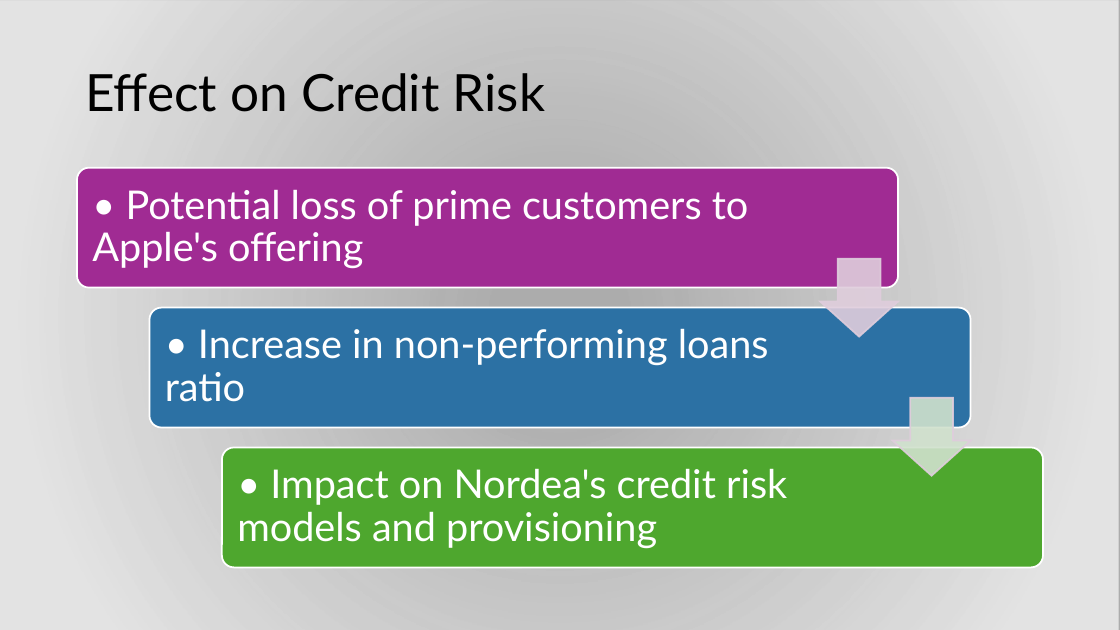
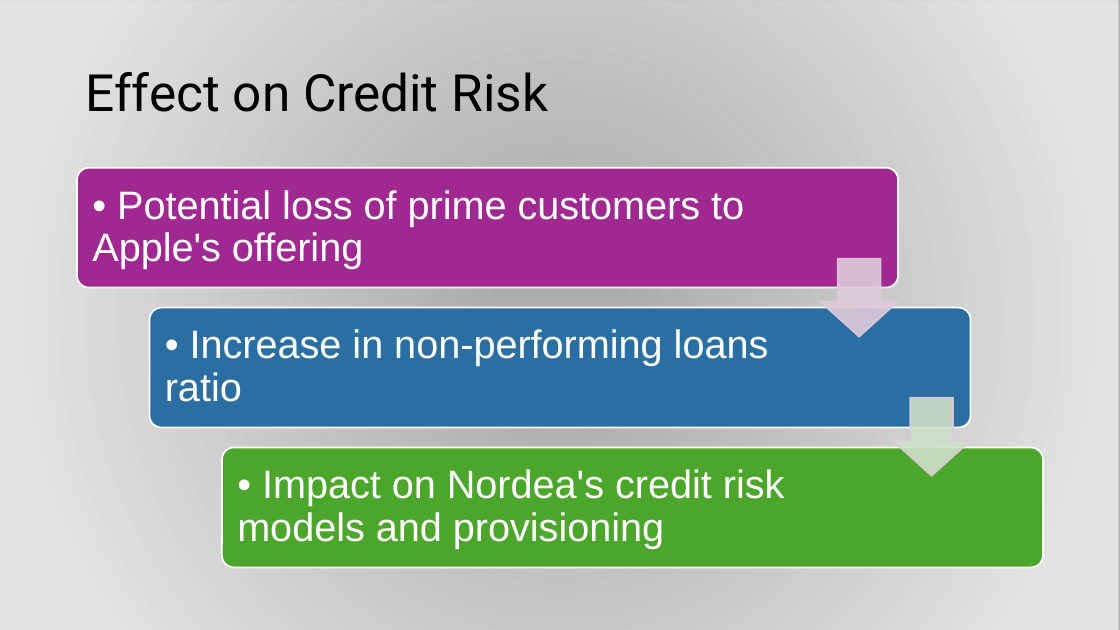
Before and after one commit to bredeespelid/Master_NHH, a slide deck: slide 6 of BAN425/The Rise of Business Risk in Banking.pptx. Drawn at 1120x630 pixels with LibreOffice and Linux fonts; fonts in the diff are those of the drawing; background and template pictures are left out; a plain dark background stands for a picture behind light text. Boxes give left, top, right and bottom in pixels: in the first picture for what was removed or moved away, otherwise in the second. Text is boxed around its words. In the diff, an @@ line names an element or a change of style, - is before the commit and + after.

```diff
--- a/BAN425/The Rise of Business Risk in Banking.pptx
+++ b/BAN425/The Rise of Business Risk in Banking.pptx
@@ title "Effect on Credit Risk" at bbox=[85, 72, 548, 112]: font Lato to Roboto @@
@@ rounded rectangle at bbox=[77, 168, 899, 288]: fill #A02B93 to #A02891 @@
@@ rounded rectangle at bbox=[150, 308, 971, 428]: fill #2C71A4 to #2B6FA2 @@
@@ rounded rectangle at bbox=[222, 448, 1044, 568]: fill #4EA72E to #4CA62C @@
@@ font Lato to Arial; less space between paragraphs in 3 elements at bbox=[92, 190, 744, 269], bbox=[165, 329, 769, 402], bbox=[237, 469, 785, 549] @@
```
Also in this commit, not shown: 8 other slides changed, 2 slides added, 1 slide removed, 1 other file.
